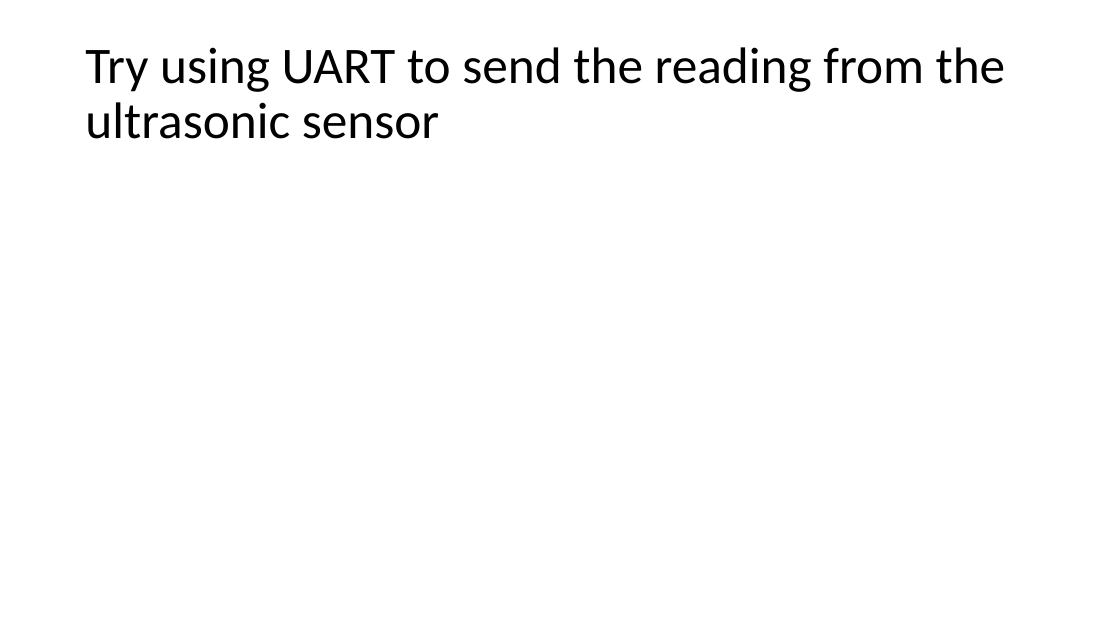
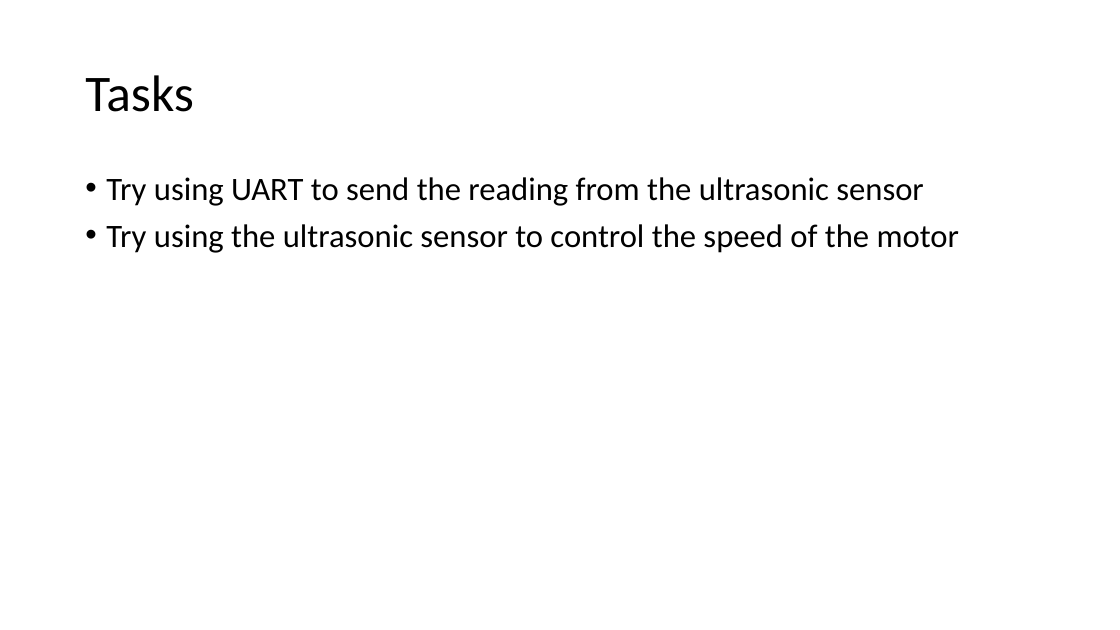
Before and after one commit to Engineering-entrepreneurship-club/stm32-workshop, a slide deck: slide 33 of STM32_Workshop.pptx (slide 34 before the commit). Drawn at 1120x630 pixels with LibreOffice and Linux fonts; fonts in the diff are those of the drawing. Boxes give left, top, right and bottom in pixels: in the first picture for what was removed or moved away, otherwise in the second. Text is boxed around its words. In the diff, an @@ line names an element or a change of style, - is before the commit and + after.

```diff
--- a/STM32_Workshop.pptx
+++ b/STM32_Workshop.pptx
@@ title at <box>85,75,194,112</box>: text changed @@
-Try using UART to send the reading from the ultrasonic sensor
+Tasks
@@ text added at <box>106,177,959,253</box>, 28 pt, text #000000 @@
+• Try using UART to send the reading from the ultrasonic sensor
+• Try using the ultrasonic sensor to control the speed of the motor
```
Also in this commit, not shown: 5 other slides changed, 1 slide removed.
